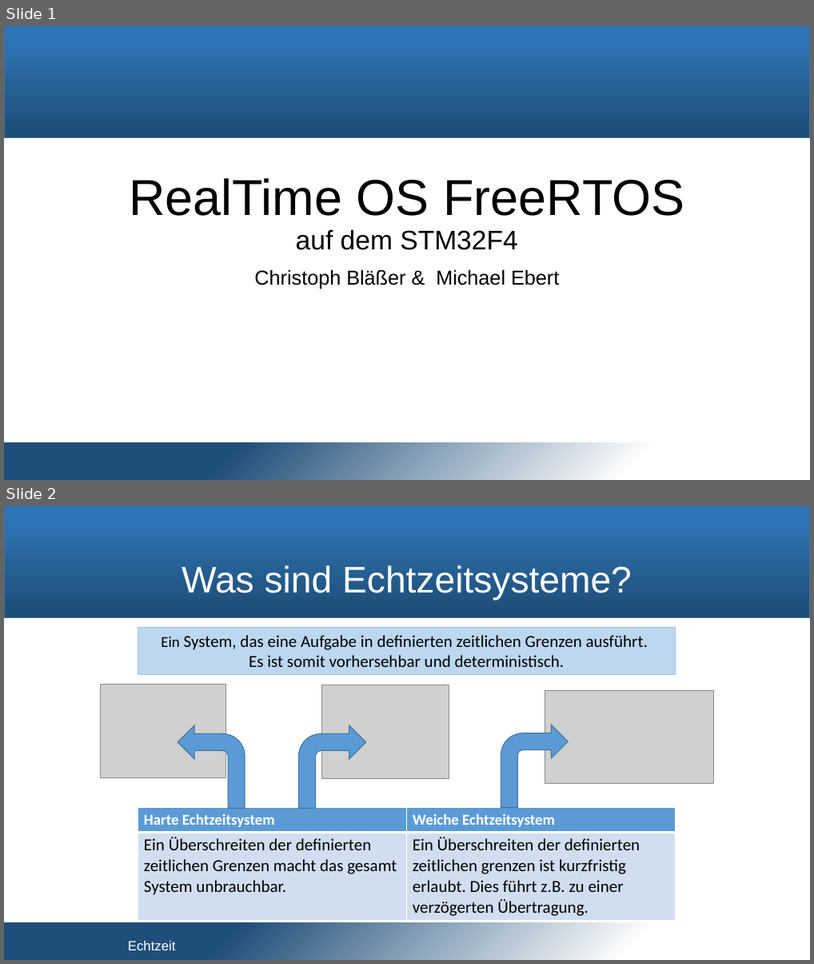
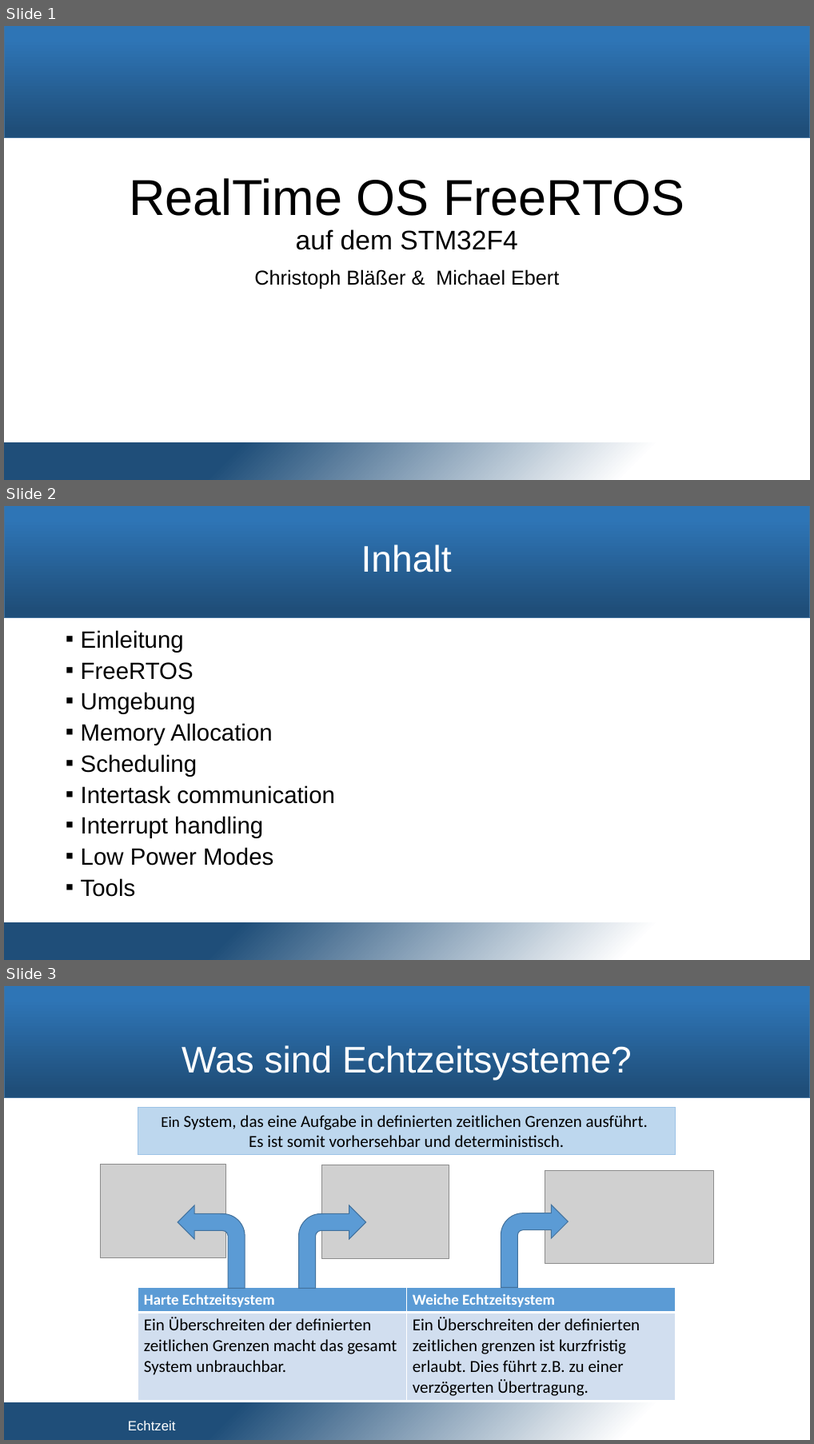
Before and after one commit to snobz/Seminar_BS_2017, a slide deck: Päsi/Seminar Betriebssysteme.pptx. Shown one above the other, each under a label of ours: slides 1 and 2 before the commit, slides 1, 2 and 3 after it. The pictures are 814x964 and 814x1444 pixels, drawn with LibreOffice and Linux fonts; fonts in the diff are those of the drawing; grey boxes stand for pictures; background and template pictures are left out. Boxes give left, top, right and bottom in pixels: in the first picture for what was removed or moved away, otherwise in the second. Text is boxed around its words. In the diff, an @@ line names an element or a change of style, - is before the commit and + after.

```diff
--- a/Päsi/Seminar Betriebssysteme.pptx
+++ b/Päsi/Seminar Betriebssysteme.pptx
@@ slide 2 added at box(4, 506, 810, 960), background #FFFFFF; not listed: 2 template elements that a slide beside it also shows @@
@@ title added at box(362, 544, 452, 572), 44 pt, text #FFFFFF @@
+Inhalt
@@ text added at box(81, 630, 334, 896), 28 pt, text #000000 @@
+▪ Einleitung
+▪ FreeRTOS
+▪ Umgebung
+▪ Memory Allocation
+▪ Scheduling
+▪ Intertask communication
+▪ Interrupt handling
+▪ Low Power Modes
+▪ Tools
@@ what was slide 2 is now slide 3 @@
```
Also in this commit, not shown: 10 other slides added.
